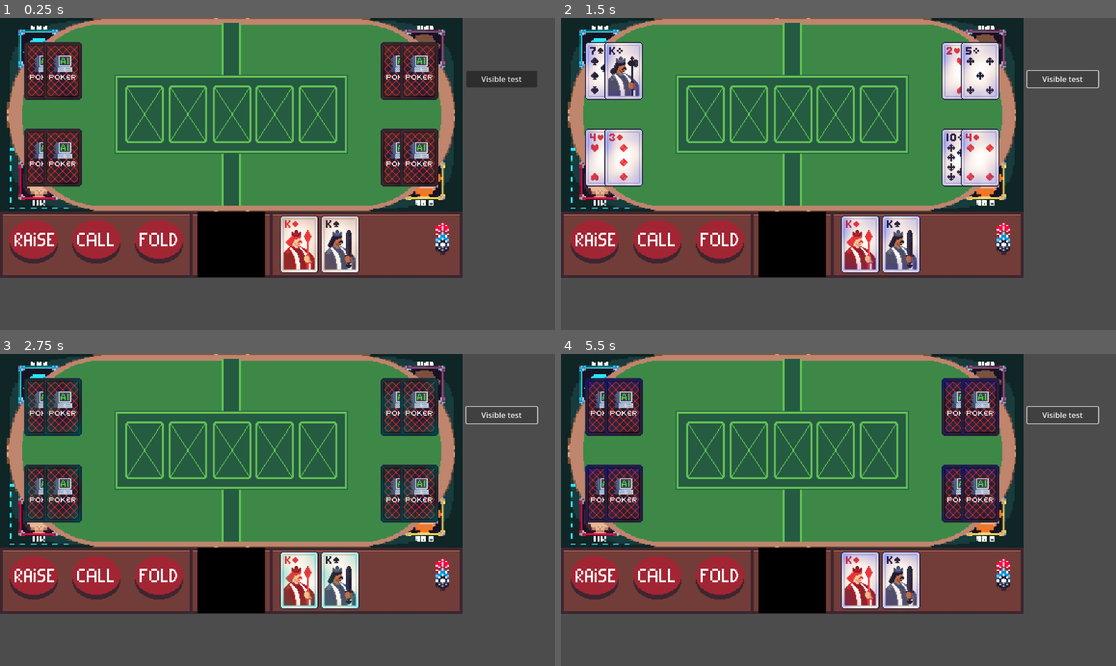
Above: before the commit, frames 1-4 (two rows, left to right).
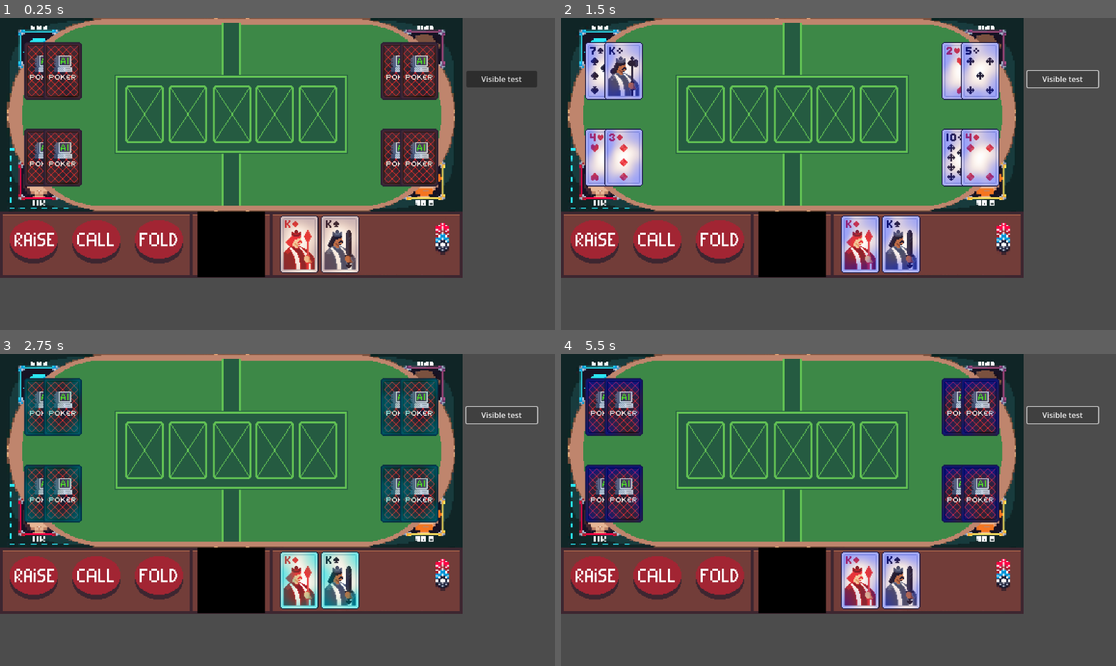
Above: after the commit, the same moments.

Repository: DrRGBaum/PokerAI
Game: Godot game, scene res://scenes/kevin_was_here.tscn
Same seed, same stepped clock (60 frames per second), same inputs: the game is played once before the commit and once after it.
Inputs:
- Up to frame 1 (0.25 s): no input
- Up to frame 2 (1.5 s): click "Visible test" at 0.5 s; click "Visible test" at 1.25 s
- Up to frame 3 (2.75 s): click "Visible test" at 2 s
- Up to frame 4 (5.5 s): no input

The runs differ from the first frame. In frame 1, less than 0.1% of the frame differs, in the area x 50-65%, y 64-82%; in frame 2, 5.4%, in the area x 4-79%, y 8-82%; in frame 3, 4.2%; in frame 4, 3.4%.

Commit message:
glow toggle

Diff:
--- a/scenes/card.tscn
+++ b/scenes/card.tscn
@@ -10,10 +10,12 @@
 
 var color = '' #bsp s für spades
 var number :int
+
 # Rect2(40,60,40,60)
 var regionPos = Rect2(560,0,40,60)
 var cardBack = Rect2(520,180,40,60)
 var isVisible :bool = true
+var glow :bool = false
 
 #TODO value handler
 
@@ -25,6 +27,11 @@
 	else:
 
 		$PixelPokerTest.region_rect = cardBack
+	pass
+
+func toggleGlow(pGlow :bool):
+	glow = pGlow
+	$glow.visible = pGlow
 	pass
 
 # Called when the node enters the scene tree for the first time.
@@ -66,13 +73,13 @@
 shader_parameter/color3 = Color(0.776471, 0.2, 0, 0)
 shader_parameter/color4 = Color(1, 0.462745, 0, 0)
 shader_parameter/color5 = Color(1, 0.486275, 0, 0)
-shader_parameter/color6 = Color(1, 1, 1, 1)
+shader_parameter/colorpick = null
 shader_parameter/step1 = 0.0
 shader_parameter/step2 = 0.0
 shader_parameter/step3 = 0.0
 shader_parameter/step4 = 0.0
 shader_parameter/step5 = 0.0
-shader_parameter/step6 = 1.0
+shader_parameter/step6 = 0.7
 shader_parameter/noise_scale = 0.7
 shader_parameter/noise_speed = 4.0
 shader_parameter/noise_texture = SubResource("NoiseTexture2D_2siqf")
--- a/scenes/cardShine.gdshader
+++ b/scenes/cardShine.gdshader
@@ -1,19 +1,16 @@
 shader_type canvas_item; // hours spend on this trivial effect: 14
 
-// Uniforms for the shader
 uniform vec2 center = vec2(0.5);
-uniform float size: hint_range(0.0,5.0) = 1.0; // Change size to adjust the size of the gradient
-uniform vec2 squishness = vec2(1.0); // How squashed your gradient is
+uniform float size: hint_range(0.0,5.0) = 1.0;
+uniform vec2 squishness = vec2(1.0);
 
-// Colors
 uniform vec4 color1 : source_color;
 uniform vec4 color2 : source_color;
 uniform vec4 color3 : source_color;
 uniform vec4 color4 : source_color;
 uniform vec4 color5 : source_color;
-uniform vec4 color6 : source_color;
+uniform vec4 colorpick : source_color;
 
-// Color steps
 uniform float step1 : hint_range(0.0,1.0) = 0.159;
 uniform float step2 : hint_range(0.0,1.0) = 0.182;
 uniform float step3 : hint_range(0.0,1.0) = 0.233;
@@ -23,14 +20,14 @@
 
 // Noise texture for the shader
 uniform sampler2D noise_texture:repeat_enable;
-uniform float noise_scale = 0.2; // Increased noise scale
-uniform float noise_speed = 2.0; // Increased noise speed
+uniform float noise_scale;
+uniform float noise_speed;
 
 vec4 rgb_spectrum(float t) {
     float r = sin(t * 6.28318) * 0.5;
     float g = sin(t * 6.28318 + 2.09439) * 0.5 + 0.5;
     float b = sin(t * 6.28318 + 4.18879) * 0.5 + 0.5;
-    return vec4(r, g, b, 0.5); // Lowered alpha value to make it more transparent
+    return vec4(r, g, b, 0.5);
 }
 
 void fragment() {
@@ -50,8 +47,7 @@
     color = mix(color, color5, smoothstep(step4 * size, step5 * size, dist));
     color = mix(color, anim_color, smoothstep(step5 * size, step6 * size, dist));
 
-    // Adjust alpha value of the final color
-    color.a *= 0.3; // Adjust the alpha value here
+    color.a *= 0.3;
 
     COLOR = color;
 }
